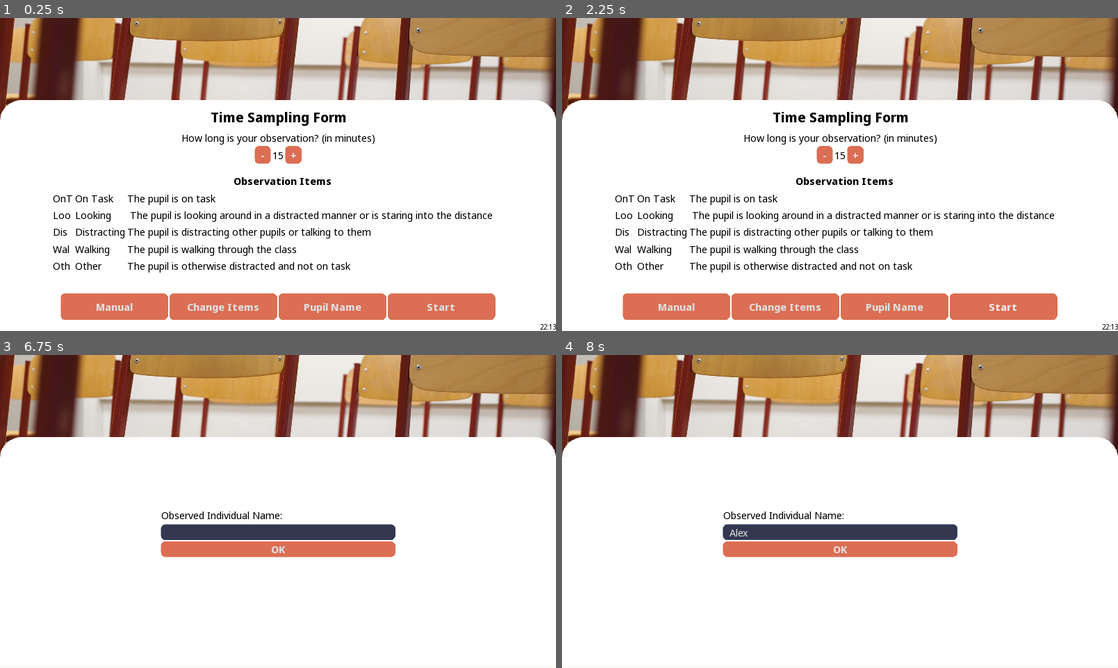
Above: before the commit, frames 1-4 (two rows, left to right).
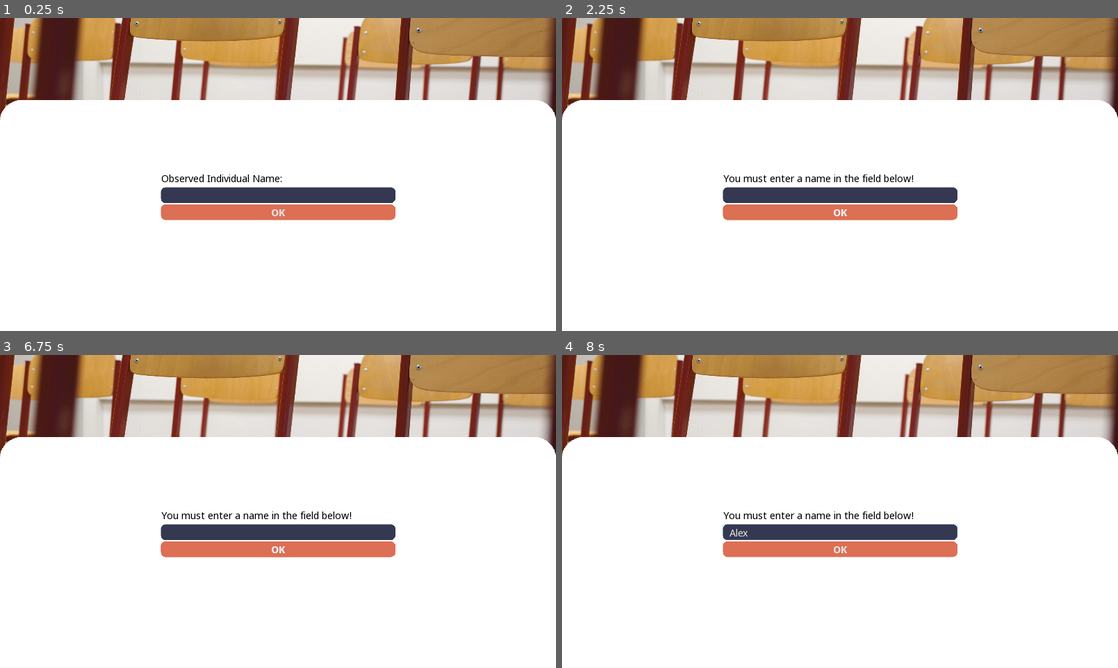
Above: after the commit, the same moments.

Repository: hobbesjaap/time-sampling-form
Game: Godot game, scene res://main_screen.tscn
Same seed, same stepped clock (60 frames per second), same inputs: the game is played once before the commit and once after it.
Inputs (mouse positions are in pixels of both pictures, inside the frame that each line leads up to):
- Up to frame 1 (0.25 s): no input
- Up to frame 2 (2.25 s): click "Start" at 0.5 s; click "Start" at 1.25 s; click (840, 212) at 2 s, where only the run after the commit has a clickable "OK"
- Up to frame 3 (6.75 s): click (278, 549) at 2.75 s, where only the run after the commit has a clickable "OK"; click "-" at 3.5 s; click "+" at 4.25 s; click "Manual" at 5 s; click "Change Items" at 5.75 s; click "Pupil Name" at 6.5 s
- Up to frame 4 (8 s): click (840, 533) at 7.27 s; type "Alex" at 7.35 s

The runs differ from the first frame. In frame 1, 14% of the frame differs, in the area x 0-100%, y 26-100%; in frame 2, 14%; in frame 3, 0.5%; in frame 4, 0.4%.

Commit message:
created a functional timer for the interval observations

Diff:
--- /dev/null
+++ b/godot/ObservationWindow.gd
@@ -0,0 +1,31 @@
+extends CanvasLayer
+
+onready var global_ints = $"/root/GlobalInts"
+
+var time_lefts : int
+
+func _ready():
+	pass
+
+
+func _process(_delta):
+	time_lefts = $"TwentySecondTimer".time_left
+	$"Panel/TimeRemaining".text = str(time_lefts)
+
+func on_interval_moment():
+	print("Timer reaches 0 - Let's check if buttons have been pressed and count something")
+	# Otherwise - a 6 is registered (nothing selected)
+	# Buttons are to become visible again
+	global_ints.locked_observations_intervals_remaining -= 1
+	# The thing below here should become a graphic bar as well
+	$"Panel/ObservationsRemaining".text = str(global_ints.locked_observations_intervals_remaining)
+
+func _on_TwentySecondTimer_timeout():
+	if global_ints.locked_observations_intervals_remaining == 1:
+		on_interval_moment()
+		print("We're completely done - no intervals remain")
+		# So I should end the observation and move to the Results window.
+		$"TwentySecondTimer".stop()
+
+	if global_ints.locked_observations_intervals_remaining > 1:
+		on_interval_moment()
--- a/godot/global_ints.gd
+++ b/godot/global_ints.gd
@@ -1,4 +1,8 @@
 extends Node
+
+# For testing purposes - make the intervals 4 seconds instead of 20
+
+var timer_duration : int = 4
 
 var observation_minutes : int = 15
 
@@ -6,3 +10,25 @@
 
 var locked_observation_minutes : int
 var locked_observation_intervals : int
+var locked_observations_intervals_remaining : int
+
+var one_acronym = "OnT"
+var two_acronym = "Loo"
+var three_acronym = "Dis"
+var four_acronym = "Wal"
+var five_acronym = "Oth"
+var six_acronym = "Emp"
+
+var one_behaviour = "On Task"
+var two_behaviour = "Looking"
+var three_behaviour = "Distracting"
+var four_behaviour = "Walking"
+var five_behaviour = "Other"
+var six_behaviour = "Empty"
+
+var one_explanation = "The pupil is on task"
+var two_explanation = "The pupil is looking around in a distracted manner or is staring into the distance"
+var three_explanation = "The pupil is distracting other pupils or talking to them"
+var four_explanation = "The pupil is walking through the class"
+var five_explanation = "The pupil is otherwise distracted and not on task"
+var six_explanation = "No answer was selected for this round"
--- a/godot/main_screen.gd
+++ b/godot/main_screen.gd
@@ -9,13 +9,32 @@
 onready var global_ints = $"/root/GlobalInts"
 onready var minute_label = $"StartScreen/InstructionPanel/MinuteBox/MinuteLabel"
 
+func refresh_descriptors():
+	$"%1Acronym".text = global_ints.one_acronym
+	$"%2Acronym".text = global_ints.two_acronym
+	$"%3Acronym".text = global_ints.three_acronym
+	$"%4Acronym".text = global_ints.four_acronym
+	$"%5Acronym".text = global_ints.five_acronym
+	$"%1Item".text = global_ints.one_behaviour
+	$"%2Item".text = global_ints.two_behaviour
+	$"%3Item".text = global_ints.three_behaviour
+	$"%4Item".text = global_ints.four_behaviour
+	$"%5Item".text = global_ints.five_behaviour
+	$"%1Explanation".text = global_ints.one_explanation
+	$"%2Explanation".text = global_ints.two_explanation
+	$"%3Explanation".text = global_ints.three_explanation
+	$"%4Explanation".text = global_ints.four_explanation
+	$"%5Explanation".text = global_ints.five_explanation
 
 func _ready():
 	minute_label.text = str(global_ints.observation_minutes)
 	global_ints.observed_person_name = ""
-	$"%NameChangePanel".visible = false
+	refresh_descriptors()
+	$"StartScreen".visible = true
+	$"%NameChangePanel".visible = true
 	$"%WarningLabel".visible = false
-
+	$"ObservationWindow".visible = false
+	$"Results".visible = false
 
 func _process(_delta):
 	check_time_var += 1
@@ -46,3 +65,23 @@
 	$"%NameLine".text = global_ints.observed_person_name
 	$"%InstructionPanel".visible = false
 	$"%NameChangePanel".visible = true
+
+
+func _on_Start_pressed() -> void:
+	$"StartScreen".visible = false
+	refresh_descriptors()
+	$"ObservationWindow".visible = true
+	$"%BehaviourOne".text = global_ints.one_acronym
+	$"%BehaviourTwo".text = global_ints.two_acronym
+	$"%BehaviourThree".text = global_ints.three_acronym
+	$"%BehaviourFour".text = global_ints.four_acronym
+	$"%BehaviourFive".text = global_ints.five_acronym
+
+	global_ints.locked_observation_minutes = global_ints.observation_minutes
+	global_ints.locked_observation_intervals = global_ints.locked_observation_minutes * 3
+	global_ints.locked_observations_intervals_remaining = global_ints.locked_observation_intervals
+
+	$"%ObservationsTotal".text = str(global_ints.locked_observation_intervals)
+	$"%ObservationsRemaining".text = str(global_ints.locked_observations_intervals_remaining)
+
+	$"%TwentySecondTimer".start(global_ints.timer_duration)
--- a/godot/main_screen.tscn
+++ b/godot/main_screen.tscn
@@ -6,6 +6,7 @@
 [ext_resource path="res://NameChangePanel.gd" type="Script" id=4]
 [ext_resource path="res://Assets/fonts/noto_sans_display.ttf" type="DynamicFontData" id=5]
 [ext_resource path="res://Assets/fonts/NotoSansDisplay-Bold.ttf" type="DynamicFontData" id=6]
+[ext_resource path="res://ObservationWindow.gd" type="Script" id=7]
 
 [sub_resource type="StyleBoxFlat" id=2]
 bg_color = Color( 0.952941, 0.933333, 0.847059, 1 )
@@ -27,6 +28,11 @@
 size = 32
 font_data = ExtResource( 6 )
 
+[sub_resource type="StyleBoxFlat" id=7]
+bg_color = Color( 1, 1, 1, 1 )
+corner_radius_top_left = 50
+corner_radius_top_right = 50
+
 [node name="AppWindow" type="CanvasLayer"]
 script = ExtResource( 2 )
 
@@ -48,6 +54,7 @@
 }
 
 [node name="StartScreen" type="CanvasLayer" parent="."]
+visible = false
 
 [node name="InstructionPanel" type="Panel" parent="StartScreen"]
 unique_name_in_owner = true
@@ -210,6 +217,7 @@
 columns = 3
 
 [node name="1Acronym" type="Label" parent="StartScreen/InstructionPanel/GridObservations"]
+unique_name_in_owner = true
 margin_right = 45.0
 margin_bottom = 34.0
 theme = ExtResource( 1 )
@@ -219,6 +227,7 @@
 }
 
 [node name="1Item" type="Label" parent="StartScreen/InstructionPanel/GridObservations"]
+unique_name_in_owner = true
 margin_left = 49.0
 margin_right = 167.0
 margin_bottom = 34.0
@@ -229,6 +238,7 @@
 }
 
 [node name="1Explanation" type="Label" parent="StartScreen/InstructionPanel/GridObservations"]
+unique_name_in_owner = true
 margin_left = 171.0
 margin_right = 1037.0
 margin_bottom = 34.0
@@ -239,6 +249,7 @@
 }
 
 [node name="2Acronym" type="Label" parent="StartScreen/InstructionPanel/GridObservations"]
+unique_name_in_owner = true
 margin_top = 38.0
 margin_right = 45.0
 margin_bottom = 72.0
@@ -249,6 +260,7 @@
 }
 
 [node name="2Item" type="Label" parent="StartScreen/InstructionPanel/GridObservations"]
+unique_name_in_owner = true
 margin_left = 49.0
 margin_top = 38.0
 margin_right = 167.0
@@ -260,6 +272,7 @@
 }
 
 [node name="2Explanation" type="Label" parent="StartScreen/InstructionPanel/GridObservations"]
+unique_name_in_owner = true
 margin_left = 171.0
 margin_top = 38.0
 margin_right = 1037.0
@@ -271,6 +284,7 @@
 }
 
 [node name="3Acronym" type="Label" parent="StartScreen/InstructionPanel/GridObservations"]
+unique_name_in_owner = true
 margin_top = 76.0
 margin_right = 45.0
 margin_bottom = 110.0
@@ -281,6 +295,7 @@
 }
 
 [node name="3Item" type="Label" parent="StartScreen/InstructionPanel/GridObservations"]
+unique_name_in_owner = true
 margin_left = 49.0
 margin_top = 76.0
 margin_right = 167.0
@@ -292,6 +307,7 @@
 }
 
 [node name="3Explanation" type="Label" parent="StartScreen/InstructionPanel/GridObservations"]
+unique_name_in_owner = true
 margin_left = 171.0
 margin_top = 76.0
 margin_right = 1037.0
@@ -303,6 +319,7 @@
 }
 
 [node name="4Acronym" type="Label" parent="StartScreen/InstructionPanel/GridObservations"]
+unique_name_in_owner = true
 margin_top = 114.0
 margin_right = 45.0
 margin_bottom = 148.0
@@ -313,6 +330,7 @@
 }
 
 [node name="4Item" type="Label" parent="StartScreen/InstructionPanel/GridObservations"]
+unique_name_in_owner = true
 margin_left = 49.0
 margin_top = 114.0
 margin_right = 167.0
@@ -324,6 +342,7 @@
 }
 
 [node name="4Explanation" type="Label" parent="StartScreen/InstructionPanel/GridObservations"]
+unique_name_in_owner = true
 margin_left = 171.0
 margin_top = 114.0
 margin_right = 1037.0
@@ -335,6 +354,7 @@
 }
 
 [node name="5Acronym" type="Label" parent="StartScreen/InstructionPanel/GridObservations"]
+unique_name_in_owner = true
 margin_top = 152.0
 margin_right = 45.0
 margin_bottom = 186.0
@@ -345,6 +365,7 @@
 }
 
 [node name="5Item" type="Label" parent="StartScreen/InstructionPanel/GridObservations"]
+unique_name_in_owner = true
 margin_left = 49.0
 margin_top = 152.0
 margin_right = 167.0
@@ -356,6 +377,7 @@
 }
 
 [node name="5Explanation" type="Label" parent="StartScreen/InstructionPanel/GridObservations"]
+unique_name_in_owner = true
 margin_left = 171.0
 margin_top = 152.0
 margin_right = 1037.0
@@ -463,14 +485,102 @@
 be able to remain “on task” for eight minutes."
 
 [node name="ObservationWindow" type="CanvasLayer" parent="."]
-visible = false
+script = ExtResource( 7 )
 
 [node name="Panel" type="Panel" parent="ObservationWindow"]
 anchor_right = 1.0
 anchor_bottom = 1.0
-theme = ExtResource( 1 )
-
-[node name="Timer" type="Timer" parent="ObservationWindow"]
+margin_top = 188.0
+margin_bottom = 1.0
+theme = ExtResource( 1 )
+custom_styles/panel = SubResource( 7 )
+
+[node name="BehaviourButtons" type="HBoxContainer" parent="ObservationWindow/Panel"]
+anchor_left = 0.5
+anchor_top = 0.5
+anchor_right = 0.5
+anchor_bottom = 0.5
+margin_left = -453.0
+margin_top = 144.0
+margin_right = 453.0
+margin_bottom = 184.0
+
+[node name="BehaviourOne" type="Button" parent="ObservationWindow/Panel/BehaviourButtons"]
+unique_name_in_owner = true
+margin_right = 178.0
+margin_bottom = 40.0
+size_flags_horizontal = 3
+text = "Acronym1"
+
+[node name="BehaviourTwo" type="Button" parent="ObservationWindow/Panel/BehaviourButtons"]
+unique_name_in_owner = true
+margin_left = 182.0
+margin_right = 360.0
+margin_bottom = 40.0
+size_flags_horizontal = 3
+text = "Acronym1"
+
+[node name="BehaviourThree" type="Button" parent="ObservationWindow/Panel/BehaviourButtons"]
+unique_name_in_owner = true
+margin_left = 364.0
+margin_right = 542.0
+margin_bottom = 40.0
+size_flags_horizontal = 3
+text = "Acronym1"
+
+[node name="BehaviourFour" type="Button" parent="ObservationWindow/Panel/BehaviourButtons"]
+unique_name_in_owner = true
+margin_left = 546.0
+margin_right = 724.0
+margin_bottom = 40.0
+size_flags_horizontal = 3
+text = "Acronym1"
+
+[node name="BehaviourFive" type="Button" parent="ObservationWindow/Panel/BehaviourButtons"]
+unique_name_in_owner = true
+margin_left = 728.0
+margin_right = 906.0
+margin_bottom = 40.0
+size_flags_horizontal = 3
+text = "Acronym1"
+
+[node name="TimeRemaining" type="Label" parent="ObservationWindow/Panel"]
+margin_left = 532.0
+margin_top = 98.0
+margin_right = 572.0
+margin_bottom = 132.0
+theme = ExtResource( 1 )
+text = "20"
+
+[node name="DescriptorTime" type="Label" parent="ObservationWindow/Panel"]
+margin_left = 581.0
+margin_top = 98.0
+margin_right = 784.0
+margin_bottom = 132.0
+theme = ExtResource( 1 )
+text = "Seconds remaining"
+
+[node name="ObservationsRemaining" type="Label" parent="ObservationWindow/Panel"]
+unique_name_in_owner = true
+margin_left = 438.0
+margin_top = 472.0
+margin_right = 553.0
+margin_bottom = 506.0
+theme = ExtResource( 1 )
+text = "Remaining"
+
+[node name="TwentySecondTimer" type="Timer" parent="ObservationWindow"]
+unique_name_in_owner = true
+wait_time = 20.0
+
+[node name="ObservationsTotal" type="Label" parent="ObservationWindow"]
+unique_name_in_owner = true
+margin_left = 723.0
+margin_top = 660.0
+margin_right = 920.0
+margin_bottom = 694.0
+theme = ExtResource( 1 )
+text = "ObservationsTotal"
 
 [node name="Results" type="CanvasLayer" parent="."]
 visible = false
@@ -484,4 +594,6 @@
 [connection signal="pressed" from="StartScreen/InstructionPanel/MinuteBox/MinutePlus" to="." method="_on_MinutePlus_pressed"]
 [connection signal="pressed" from="StartScreen/InstructionPanel/BottomButtons/Manual" to="." method="_on_Manual_pressed"]
 [connection signal="pressed" from="StartScreen/InstructionPanel/BottomButtons/PupilName" to="." method="_on_PupilName_pressed"]
+[connection signal="pressed" from="StartScreen/InstructionPanel/BottomButtons/Start" to="." method="_on_Start_pressed"]
 [connection signal="pressed" from="StartScreen/NameChangePanel/NameContainer/OkButton" to="StartScreen/NameChangePanel" method="_on_OkButton_pressed"]
+[connection signal="timeout" from="ObservationWindow/TwentySecondTimer" to="ObservationWindow" method="_on_TwentySecondTimer_timeout"]
--- a/godot/project.godot
+++ b/godot/project.godot
@@ -10,7 +10,7 @@
 
 [application]
 
-config/name="On Task Tracker"
+config/name="Time Sampling Form"
 run/main_scene="res://main_screen.tscn"
 run/low_processor_mode=true
 config/icon="res://icon.png"
@@ -36,5 +36,7 @@
 
 [rendering]
 
+quality/intended_usage/framebuffer_allocation=0
+quality/intended_usage/framebuffer_allocation.mobile=0
 2d/snapping/use_gpu_pixel_snap=true
 environment/default_environment="res://default_env.tres"
Not shown: 1 places in godot/main_screen.tscn that only renumber resources
